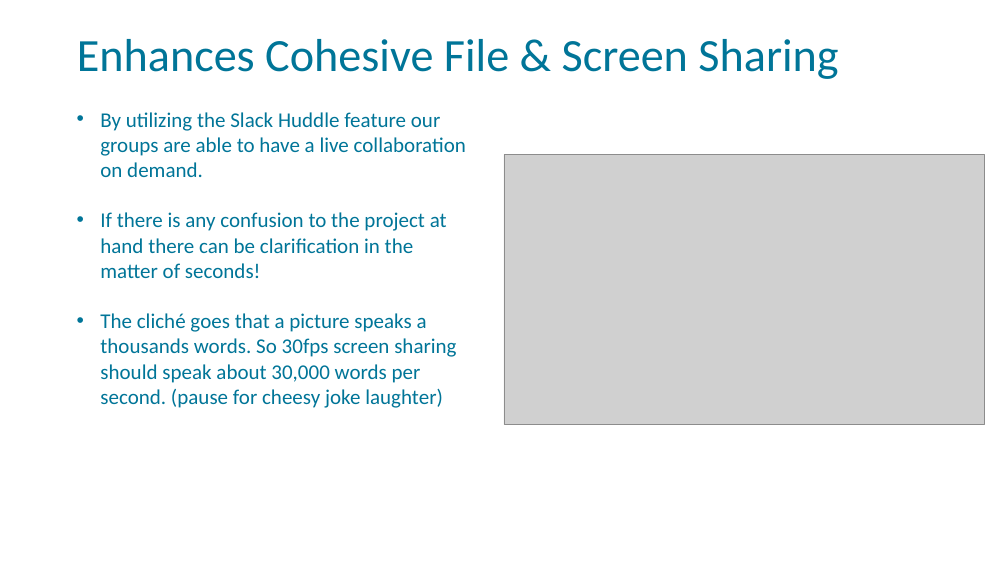
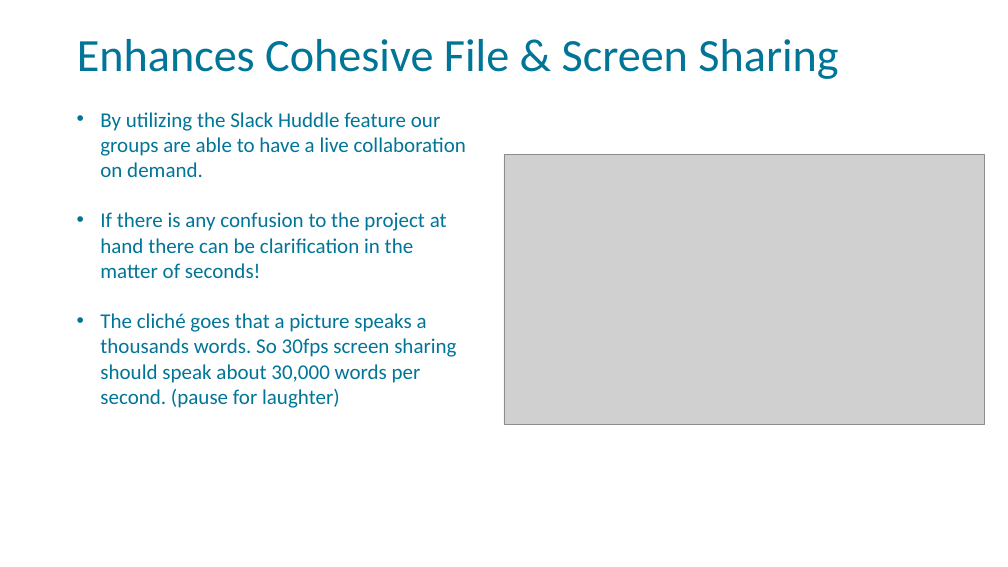
Before and after one commit to FSCJ-FacultyDev/HITEC2024, a slide deck: slide 22 of LeveragingSlackForStudentCollaboration.pptx (slide 26 before the commit). Drawn at 1008x567 pixels with LibreOffice and Linux fonts; fonts in the diff are those of the drawing; grey boxes stand for pictures; background and template pictures are left out. Boxes give left, top, right and bottom in pixels: in the first picture for what was removed or moved away, otherwise in the second. Text is boxed around its words. In the diff, an @@ line names an element or a change of style, - is before the commit and + after.

```diff
--- a/LeveragingSlackForStudentCollaboration.pptx
+++ b/LeveragingSlackForStudentCollaboration.pptx
@@ text at (100, 313, 456, 408): text changed @@
-• The cliché goes that a picture speaks a thousands words. So 30fps screen sharing should speak about 30,000 words per second. (pause for cheesy joke laughter)
+• The cliché goes that a picture speaks a thousands words. So 30fps screen sharing should speak about 30,000 words per second. (pause for laughter)
```
Also in this commit, not shown: 5 other slides changed, 3 slides added, 7 slides removed.
